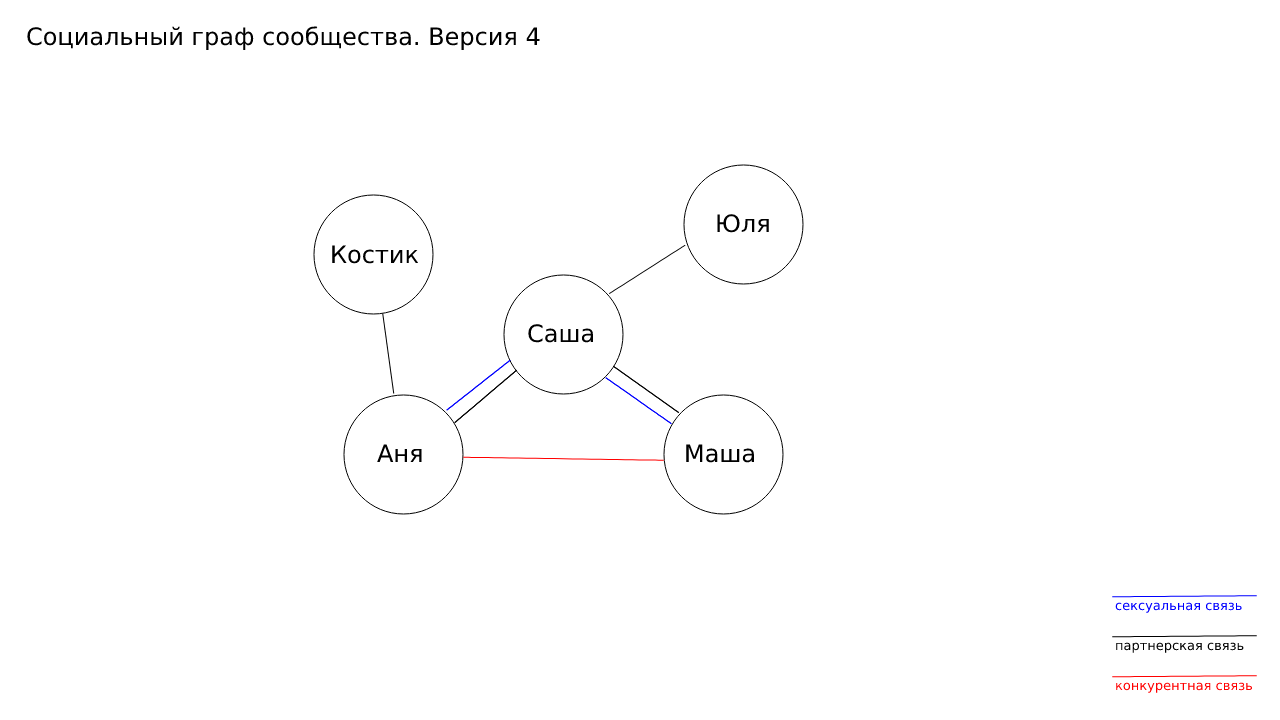
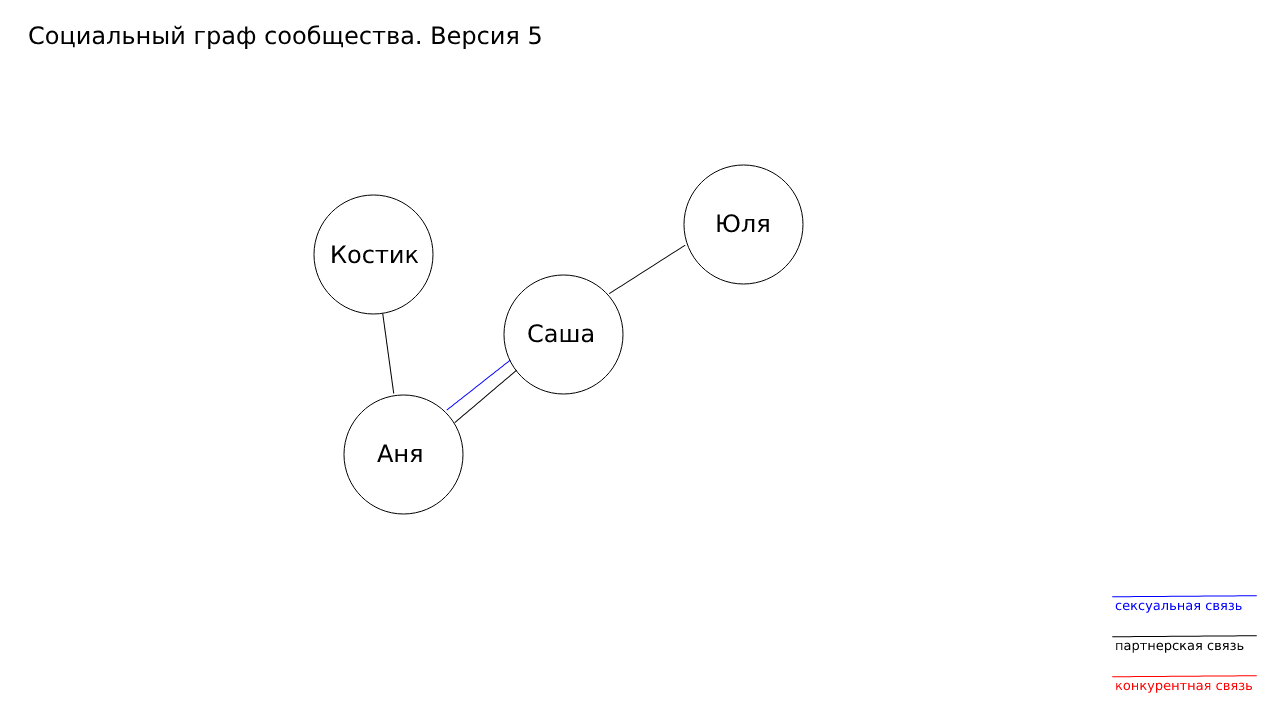
Layer changes from the first 1280 × 720 image to the second:
painted on "Социальный граф сообщества. Верс" over [27, 25, 541, 50]
removed group "Папка 1 copy 10" (2 layers) over [686, 444, 754, 463]
removed layer "Маша" from group "Папка 1 copy 10" over [686, 444, 754, 463]
